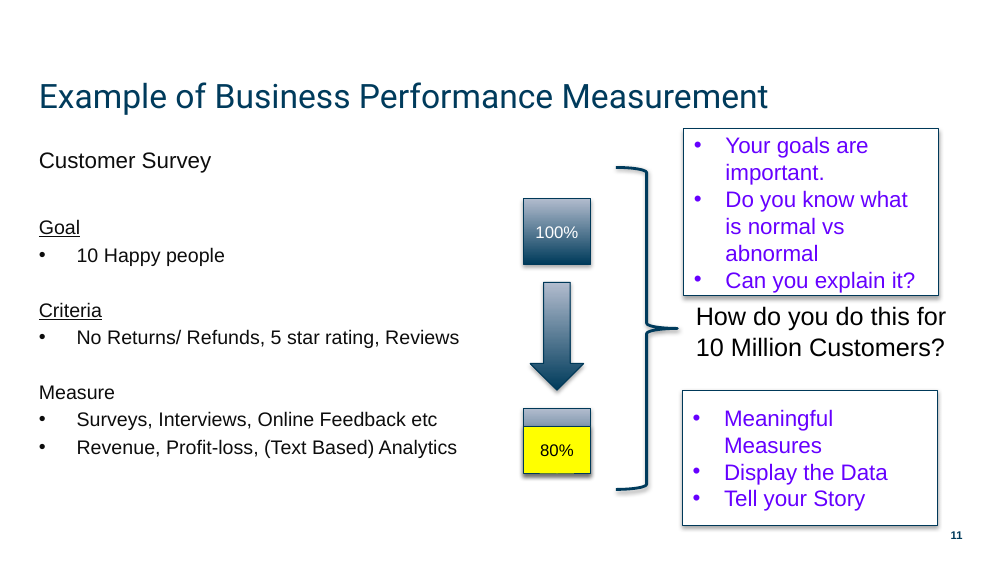
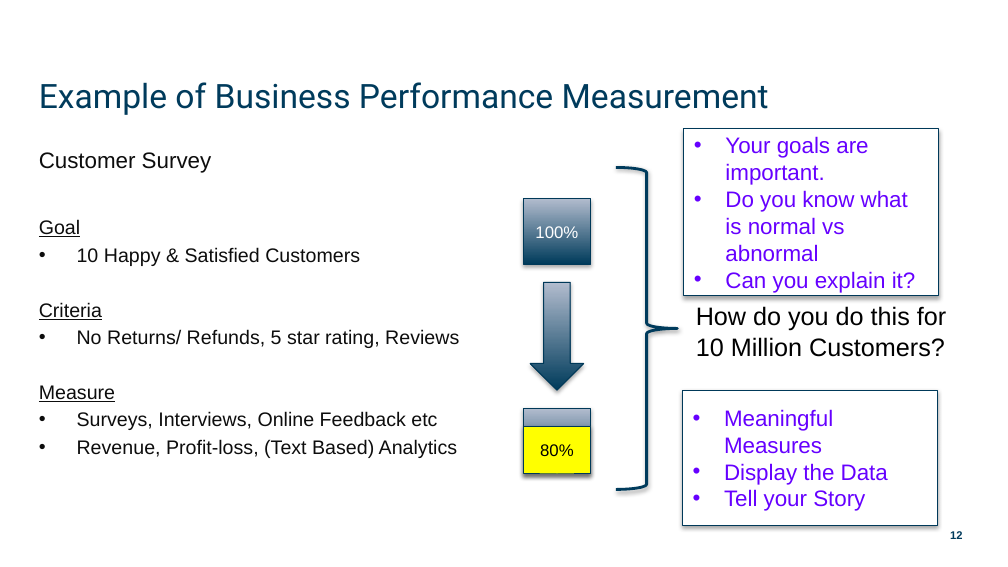
Before and after one commit to munishkumar-gh/munishkumar-gh.github.io, a slide deck: slide 12 of SuSS/ANL201 Study Unit 1_2021 - Lecturer.pptx (slide 11 before the commit). Drawn at 1008x567 pixels with LibreOffice and Linux fonts; fonts in the diff are those of the drawing; background and template pictures are left out. Boxes give left, top, right and bottom in pixels: in the first picture for what was removed or moved away, otherwise in the second. Text is boxed around its words. In the diff, an @@ line names an element or a change of style, - is before the commit and + after.

```diff
--- a/SuSS/ANL201 Study Unit 1_2021 - Lecturer.pptx
+++ b/SuSS/ANL201 Study Unit 1_2021 - Lecturer.pptx
@@ text at (77, 247, 360, 266): text changed @@
-• 10 Happy people
+• 10 Happy & Satisfied Customers
@@ text at (39, 385, 115, 402): underline on in "Measure" @@
@@ page number at (950, 531, 962, 539): text changed @@
-11
+12
```
Also in this commit, not shown: 2 other slides changed, 1 slide added, 1 slide removed, 1 other file.
